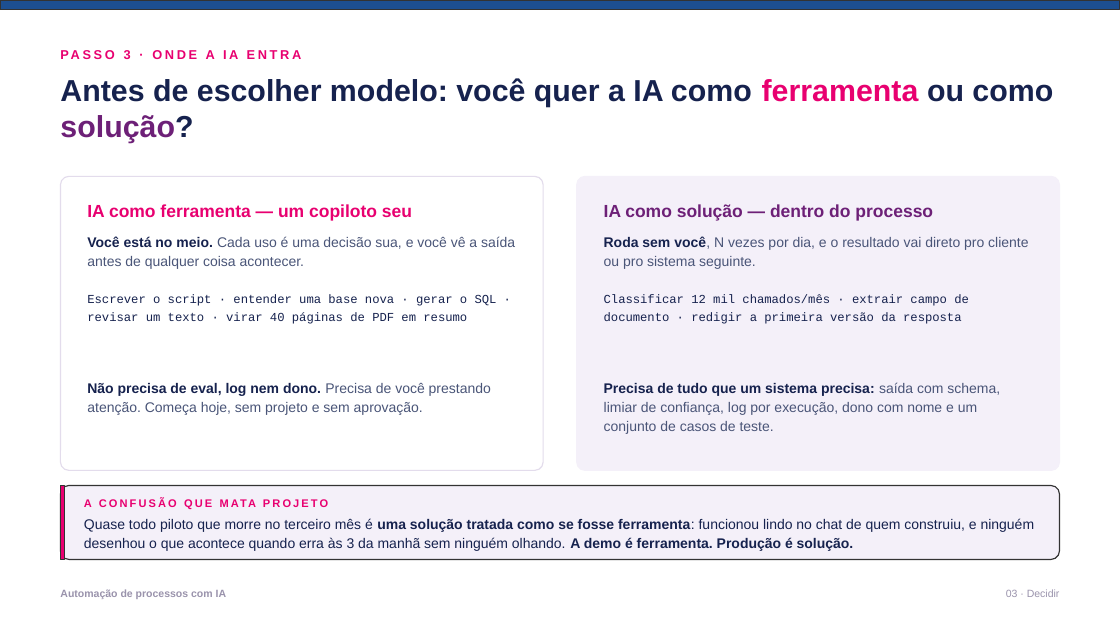
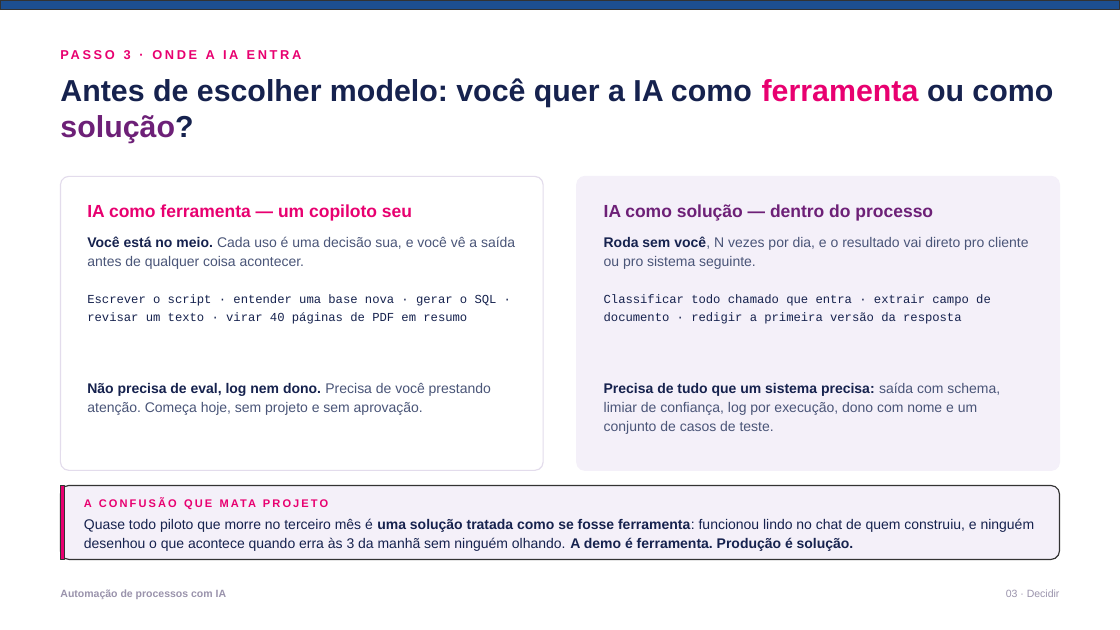
Before and after one commit to gabrcs/casamentos-app, a slide deck: slide 7 of talks/serasa-ia-automacao/deck.pptx. Drawn at 1120x630 pixels with LibreOffice and Linux fonts; fonts in the diff are those of the drawing. Boxes give left, top, right and bottom in pixels: in the first picture for what was removed or moved away, otherwise in the second. Text is boxed around its words. In the diff, an @@ line names an element or a change of style, - is before the commit and + after.

```diff
--- a/talks/serasa-ia-automacao/deck.pptx
+++ b/talks/serasa-ia-automacao/deck.pptx
@@ text at [604, 295, 991, 324]: text changed @@
-Classificar 12 mil chamados/mês · extrair campo de documento · redigir a primeira versão da resposta
+Classificar todo chamado que entra · extrair campo de documento · redigir a primeira versão da resposta
```
Also in this commit, not shown: 6 other slides changed, 4 other files.
